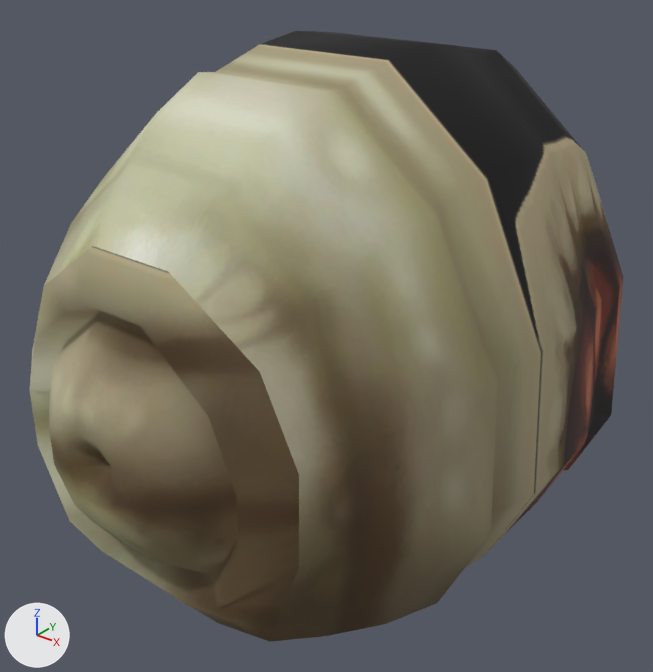
What one commit did to the glTF model public/assets/models/Murder_Slug.glb.
The view is the same before and after, from a 50 mm camera at (0.589, -0.788, 0.679) aimed at (-0.008, -0.042, 0.217). Lighting does not change. The marker at lower left points along +X, +Y and +Z. The picture after the commit comes second.
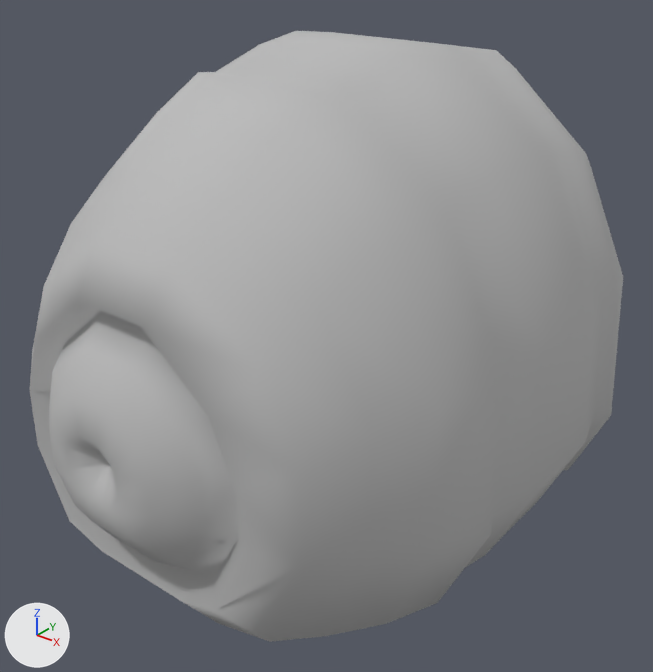
What differs and where, as boxes [x1, y1, x2, y2] in the pictures (653 x 672 px):
'Mesh_0', surface changed (yellow to grey): [30, 31, 623, 642] in both

What the commit changed:
In material 'MurderSlug01' (mat_murderslug01), texture is no longer img_image_0.
In material 'MurderSlug01' (mat_murderslug01), base_color is now set to (0.5, 0.5, 0.5), grey #bcbcbc.
